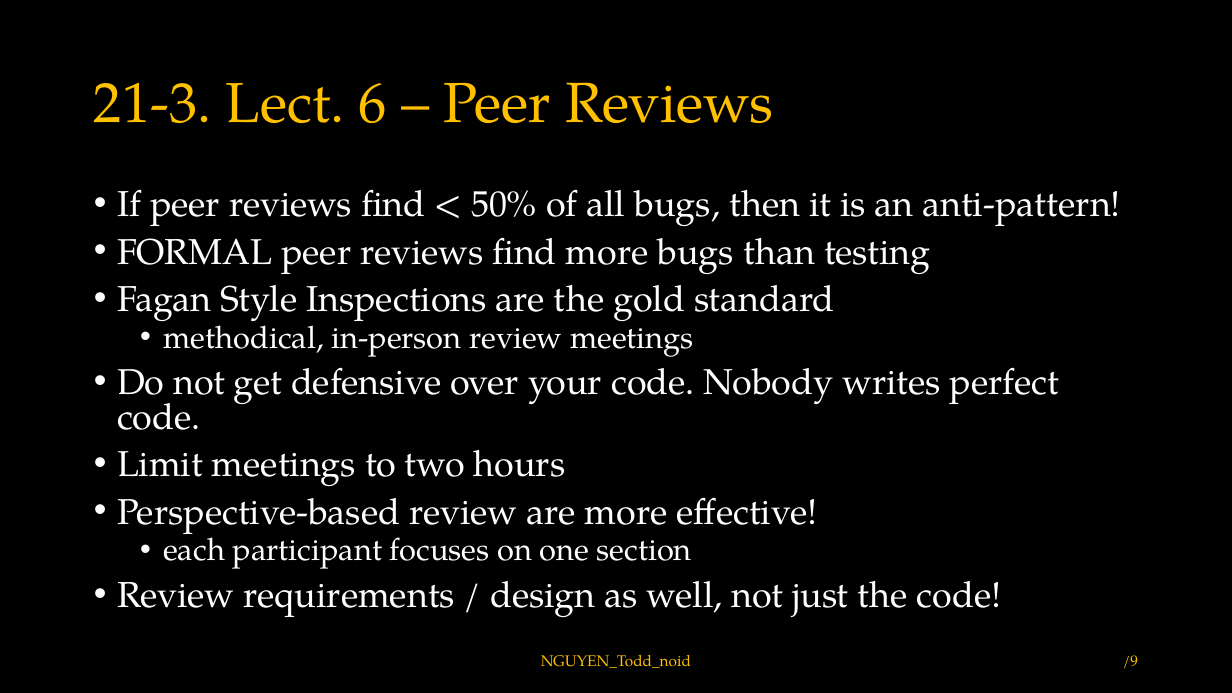
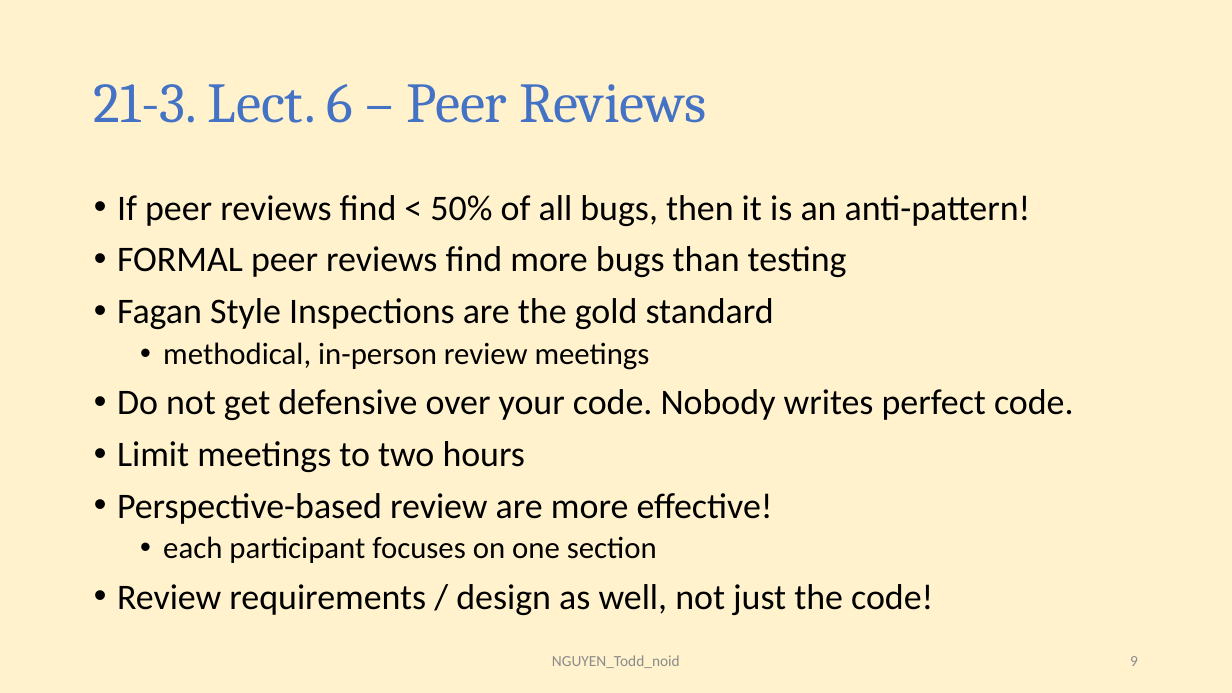
Before and after one commit to toddnguyen-gf/embedded-training, a slide deck: slide 9 of ece-18-642/lec-20-to-24/hw21/HW21_NGUYEN_Todd_noid.pptx. Drawn at 1232x693 pixels with LibreOffice and Linux fonts; fonts in the diff are those of the drawing. Boxes give left, top, right and bottom in pixels: in the first picture for what was removed or moved away, otherwise in the second. Text is boxed around its words. In the diff, an @@ line names an element or a change of style, - is before the commit and + after.

```diff
--- a/ece-18-642/lec-20-to-24/hw21/HW21_NGUYEN_Todd_noid.pptx
+++ b/ece-18-642/lec-20-to-24/hw21/HW21_NGUYEN_Todd_noid.pptx
@@ background #000000 to #FFF2CC @@
@@ title "21-3. Lect. 6 – Peer ..." at <box>94,84,707,123</box>: font TeX Gyre Pagella to Cambria, text colour #FFC000 to #4472C4 @@
@@ text "If peer reviews find < ..." at <box>117,195,1074,615</box>: font TeX Gyre Pagella to Calibri, text colour #FFFFFF to #000000; line spacing 0.8 to 0.9 @@
@@ text "NGUYEN_Todd_noid" at <box>552,655,680,668</box>: font TeX Gyre Pagella to Calibri, text colour #FFC000 to #8C8C8C @@
@@ page number at <box>1130,656,1138,666</box>: text changed; font TeX Gyre Pagella to Calibri; text colour #FFC000 to #8C8C8C @@
-/9
+9
```
Also in this commit, not shown: 18 other slides changed, 3 slides added.
